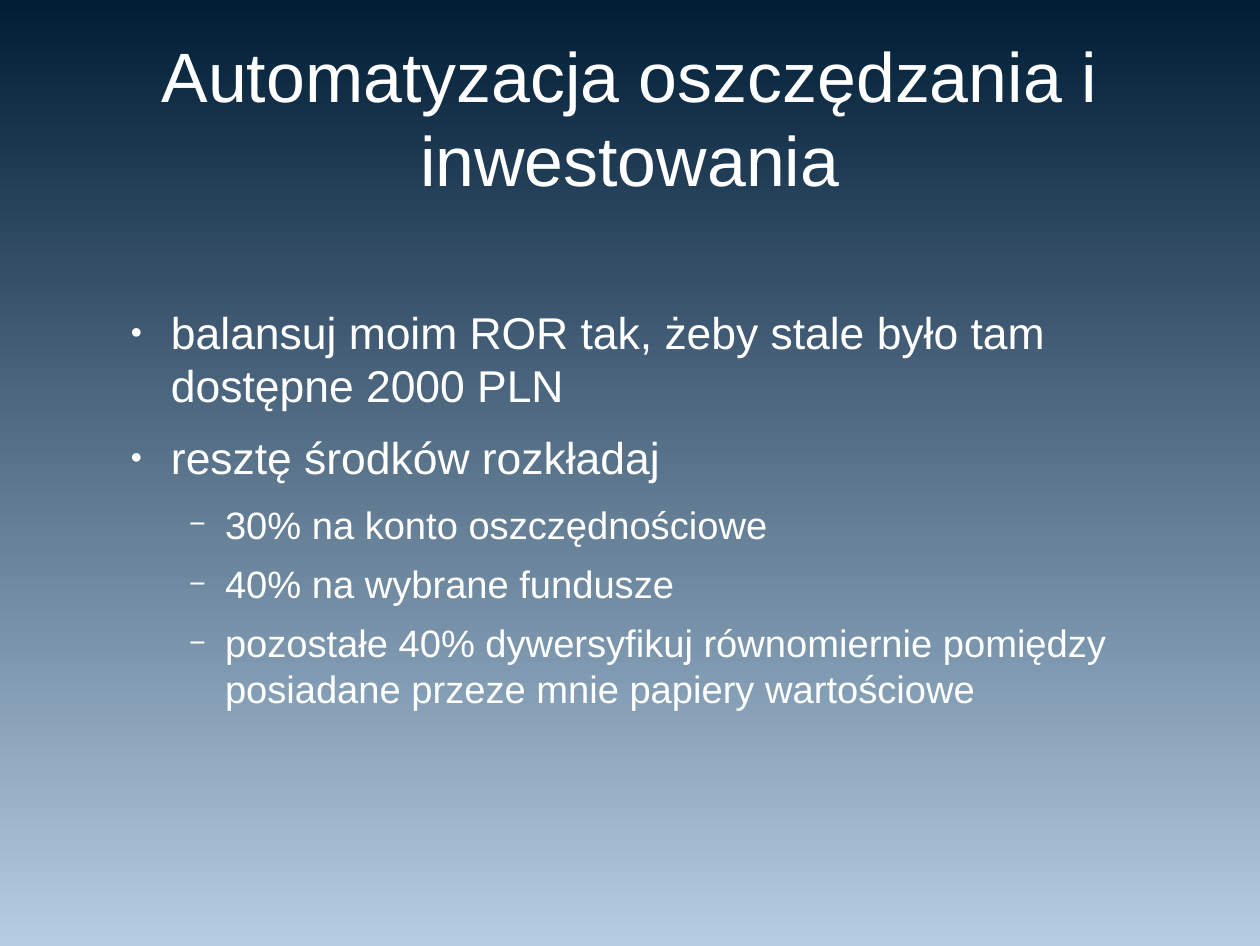
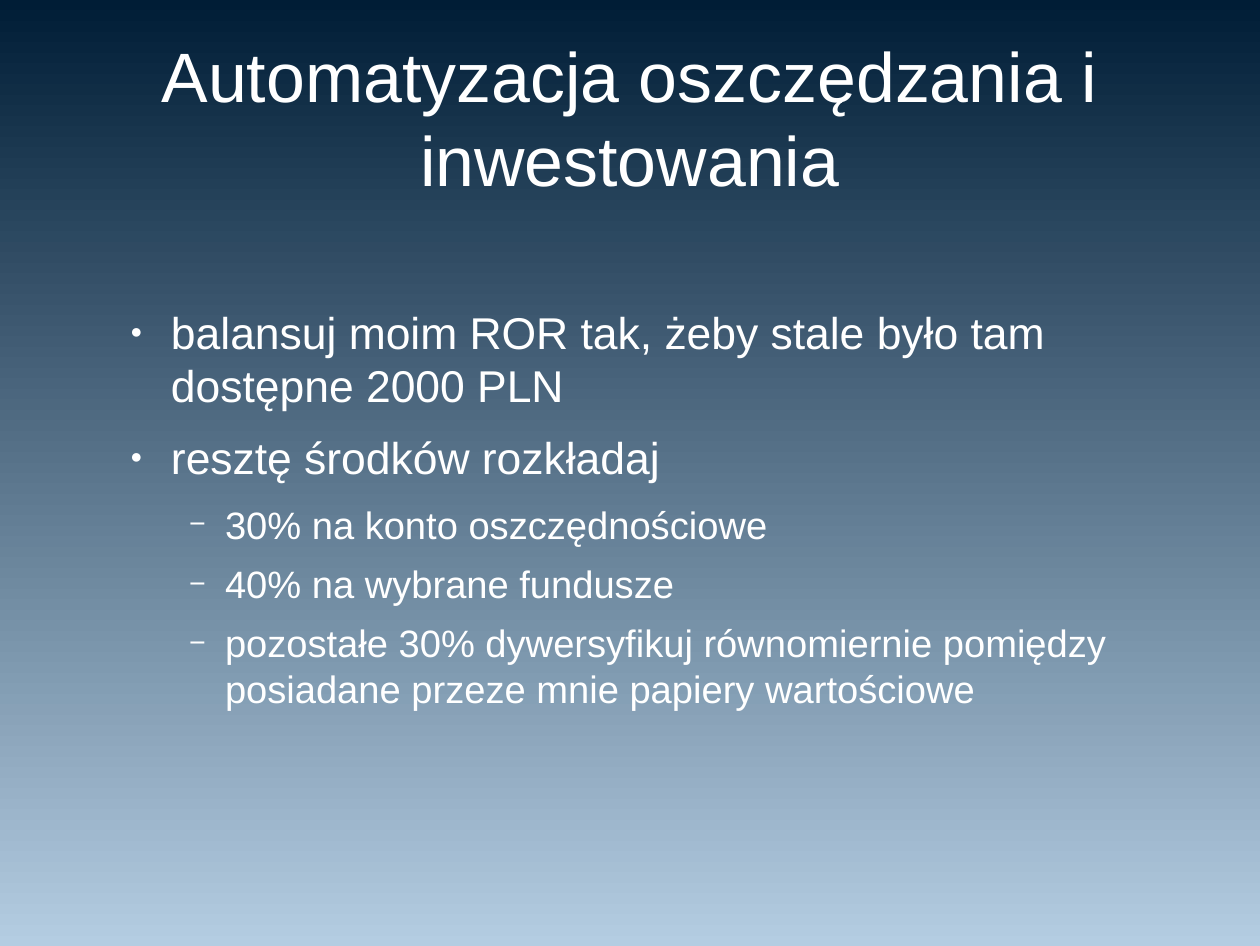
Before and after one commit to qertoip/przyszlosc-bankowosci-elektronicznej-pfm, a slide deck: slide 25 of przyszlosc_bankowosci_elektronicznej.odp. Drawn at 1260x946 pixels with LibreOffice and Linux fonts; fonts in the diff are those of the drawing. Boxes give left, top, right and bottom in pixels: in the first picture for what was removed or moved away, otherwise in the second. Text is boxed around its words. In the diff, an @@ line names an element or a change of style, - is before the commit and + after.

Commit message:
poprawiony slajd z %

```diff
--- a/przyszlosc_bankowosci_elektronicznej.odp
+++ b/przyszlosc_bankowosci_elektronicznej.odp
@@ text at [225,629,1106,711]: text changed @@
-    − pozostałe 40% dywersyfikuj równomiernie pomiędzy posiadane przeze mnie papiery wartościowe
+    − pozostałe 30% dywersyfikuj równomiernie pomiędzy posiadane przeze mnie papiery wartościowe
```
